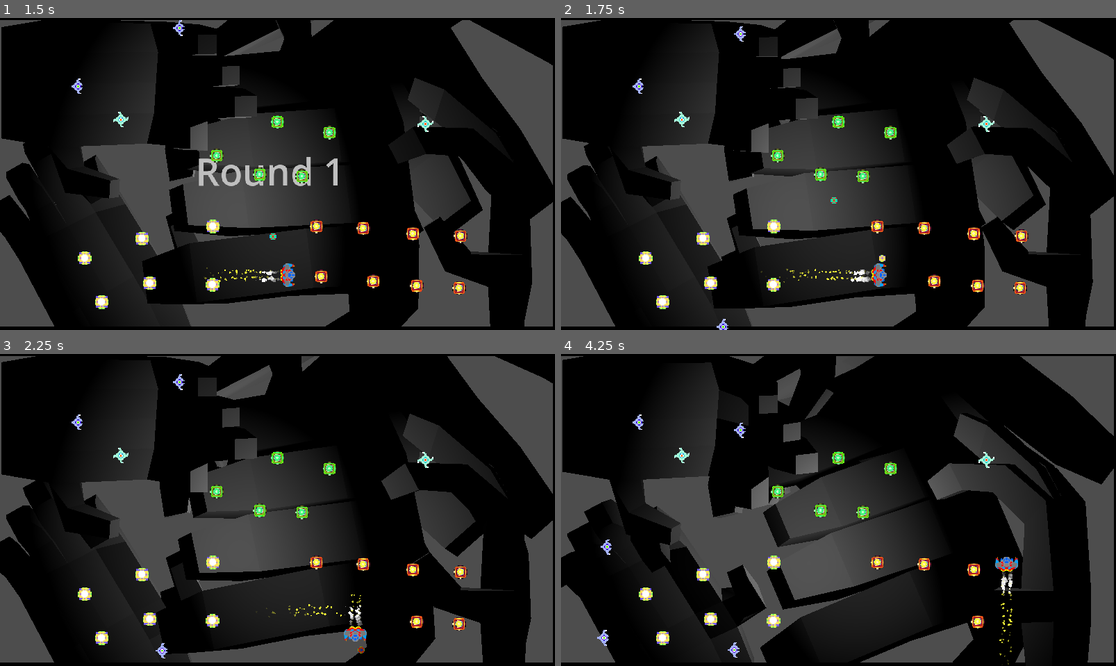
Above: before the commit, frames 1-4 (two rows, left to right).
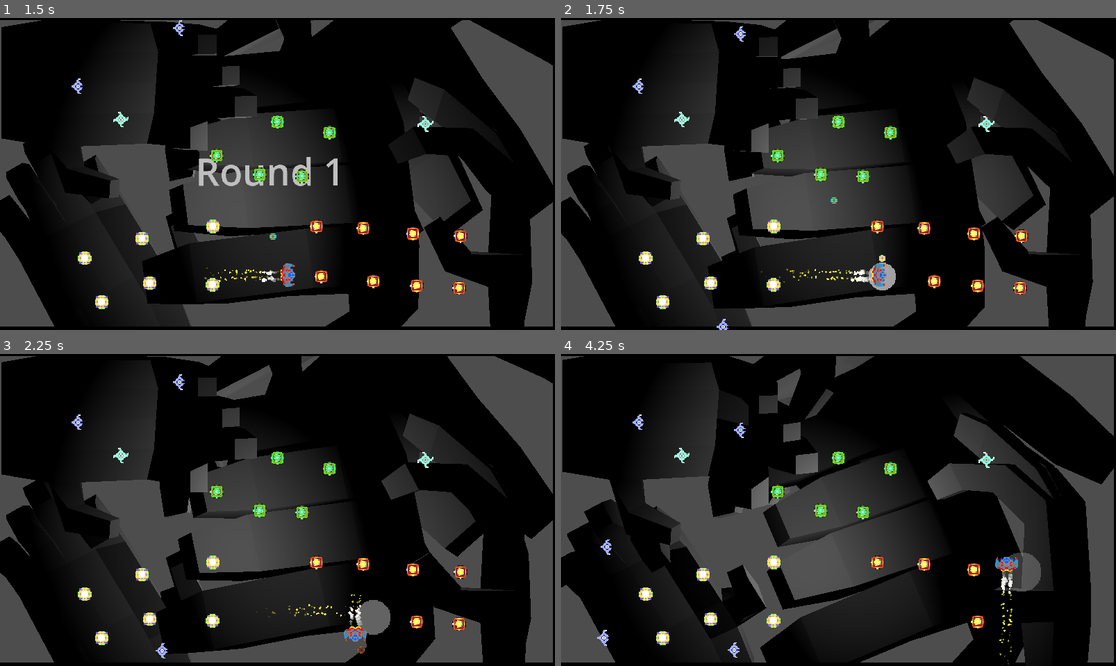
Above: after the commit, the same moments.

Repository: gamkedo-la/AttackStackCharlie
Game: Godot game, scene res://UI/MainMenu/main_menu.tscn
The game is run twice, just before and just after one commit, with the same random seed, the same clock (stepped at 60 frames per second) and the same inputs.
Inputs:
- Up to frame 1 (1.5 s): click "PLAY GAME" at 0.5 s; hold D (move right) from 1.28 s (still down); hold Space (shoot) from 1.28 s (still down)
- Up to frame 2 (1.75 s): keep holding D (move right); keep holding Space (shoot)
- Up to frame 3 (2.25 s): release D (move right) at 2.03 s; release Space (shoot) at 2.03 s; hold S (move down) from 2.03 s (still down); tap Space (shoot) at 2.1 s
- Up to frame 4 (4.25 s): release S (move down) at 2.78 s; hold D (move right) 2.78-3.53 s; hold Space (shoot) 2.78-3.53 s; hold W (move up) from 3.53 s (still down); tap Space (shoot) at 3.6 s

Frame 1 is identical in both runs. In frame 2, 0.2% of the frame differs, in the area x 55-61%, y 78-88%; in frame 3, 0.5%; in frame 4, 0.6%, in the area x 79-87%, y 63-77%.

Commit message:
Created visual feedback for collecting powerups

Diff:
--- /dev/null
+++ b/Feedback VFX/CollectionFeedback.gd
@@ -0,0 +1,15 @@
+extends Node2D
+
+
+# Called when the node enters the scene tree for the first time.
+func _ready():
+	pass # Replace with function body.
+
+
+# Called every frame. 'delta' is the elapsed time since the previous frame.
+func _process(delta):
+	pass
+
+
+func _on_animation_player_animation_finished(anim_name):
+	queue_free()
--- /dev/null
+++ b/Feedback VFX/collection_feedback.tscn
@@ -0,0 +1,79 @@
+[gd_scene load_steps=6 format=3 uid="uid://dw2vcm78yakly"]
+
+[ext_resource type="Script" path="res://Feedback VFX/CollectionFeedback.gd" id="1_cnvrp"]
+[ext_resource type="Texture2D" uid="uid://xtcmowv0kddb" path="res://Feedback VFX/collect_vfx.png" id="2_v4kek"]
+
+[sub_resource type="Animation" id="Animation_bjumn"]
+resource_name = "grow_and_fade"
+length = 0.3
+tracks/0/type = "value"
+tracks/0/imported = false
+tracks/0/enabled = true
+tracks/0/path = NodePath("Sprite2D:scale")
+tracks/0/interp = 1
+tracks/0/loop_wrap = true
+tracks/0/keys = {
+"times": PackedFloat32Array(0, 0.3),
+"transitions": PackedFloat32Array(1, 1),
+"update": 0,
+"values": [Vector2(1, 1), Vector2(3, 3)]
+}
+tracks/1/type = "value"
+tracks/1/imported = false
+tracks/1/enabled = true
+tracks/1/path = NodePath("Sprite2D:modulate")
+tracks/1/interp = 1
+tracks/1/loop_wrap = true
+tracks/1/keys = {
+"times": PackedFloat32Array(0, 0.3),
+"transitions": PackedFloat32Array(1, 1),
+"update": 0,
+"values": [Color(1, 1, 1, 1), Color(1, 1, 1, 0)]
+}
+
+[sub_resource type="Animation" id="Animation_vlhi2"]
+length = 0.001
+tracks/0/type = "value"
+tracks/0/imported = false
+tracks/0/enabled = true
+tracks/0/path = NodePath("Sprite2D:scale")
+tracks/0/interp = 1
+tracks/0/loop_wrap = true
+tracks/0/keys = {
+"times": PackedFloat32Array(0),
+"transitions": PackedFloat32Array(1),
+"update": 0,
+"values": [Vector2(1, 1)]
+}
+tracks/1/type = "value"
+tracks/1/imported = false
+tracks/1/enabled = true
+tracks/1/path = NodePath("Sprite2D:modulate")
+tracks/1/interp = 1
+tracks/1/loop_wrap = true
+tracks/1/keys = {
+"times": PackedFloat32Array(0),
+"transitions": PackedFloat32Array(1),
+"update": 0,
+"values": [Color(1, 1, 1, 1)]
+}
+
+[sub_resource type="AnimationLibrary" id="AnimationLibrary_ixjsr"]
+_data = {
+"RESET": SubResource("Animation_vlhi2"),
+"grow_and_fade": SubResource("Animation_bjumn")
+}
+
+[node name="CollectionFeedback" type="Node2D"]
+script = ExtResource("1_cnvrp")
+
+[node name="Sprite2D" type="Sprite2D" parent="."]
+texture = ExtResource("2_v4kek")
+
+[node name="AnimationPlayer" type="AnimationPlayer" parent="."]
+libraries = {
+"": SubResource("AnimationLibrary_ixjsr")
+}
+autoplay = "grow_and_fade"
+
+[connection signal="animation_finished" from="AnimationPlayer" to="." method="_on_animation_player_animation_finished"]
--- a/Powerups/PowerupShotPlus.gd
+++ b/Powerups/PowerupShotPlus.gd
@@ -1,10 +1,18 @@
 extends Area2D
 
 const LEVEL_TYPE = preload("res://Globals/level_type_enum.gd").LevelType
+const COLLECTION_VFX = preload("res://Feedback VFX/collection_feedback.tscn")
 @export var type : LEVEL_TYPE
 
 func _on_body_entered(body):
 	if body.has_method("upgradeShot"):
+
+		#trigger collection feedback
+		var collection_vfx = COLLECTION_VFX.instantiate()
+		collection_vfx.position = global_position
+		collection_vfx.z_index = -1
+		get_parent().add_child(collection_vfx)
+
 		var level_type_list = LEVEL_TYPE.keys()
 		body.upgradeShot(level_type_list[type])
 		queue_free()
Binary file added: Feedback VFX/collect_vfx.png
Not shown, added: Feedback VFX/collect_vfx.png.import
